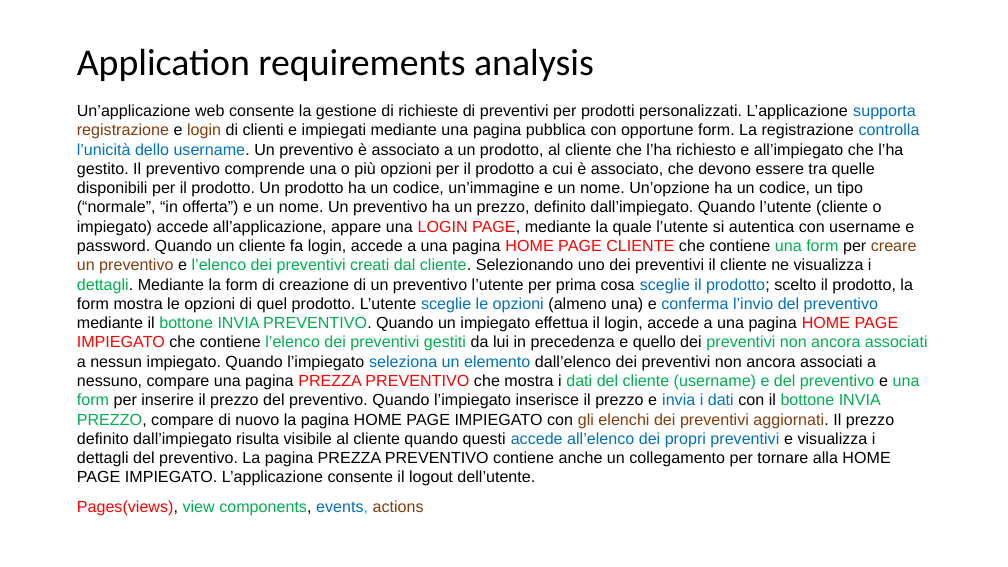
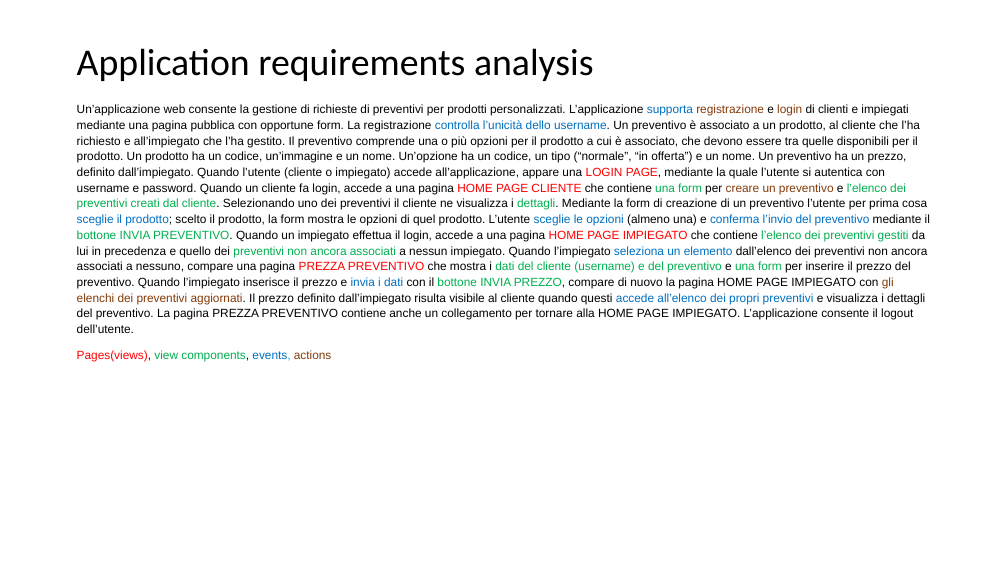
Before and after one commit to entiolliko/TIpW, a slide deck: slide 8 of PureHTML - Gruppo 126 - Liko-Longinotti.pptx. Drawn at 1008x567 pixels with LibreOffice and Linux fonts; fonts in the diff are those of the drawing. Boxes give left, top, right and bottom in pixels: in the first picture for what was removed or moved away, otherwise in the second. Text is boxed around its words. In the diff, an @@ line names an element or a change of style, - is before the commit and + after.

```diff
--- a/PureHTML - Gruppo 126 - Liko-Longinotti.pptx
+++ b/PureHTML - Gruppo 126 - Liko-Longinotti.pptx
@@ text "Un’applicazione web consente la gestione ..." at (x1=77, y1=104, x2=930, y2=362): size 15.3 to 11.3 pt; line spacing 1 to 1.1 @@
```
Also in this commit, not shown: 11 other slides changed, 3 other files.
